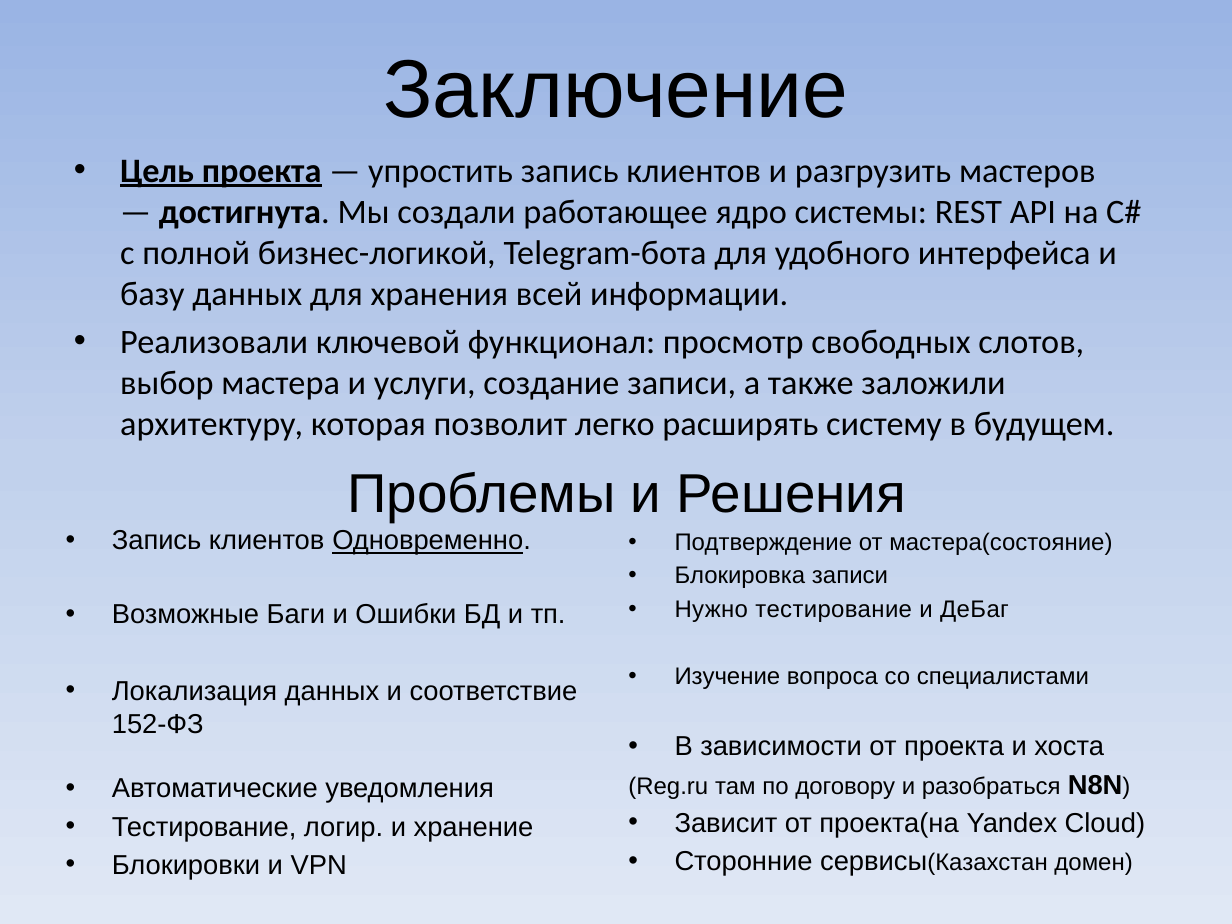
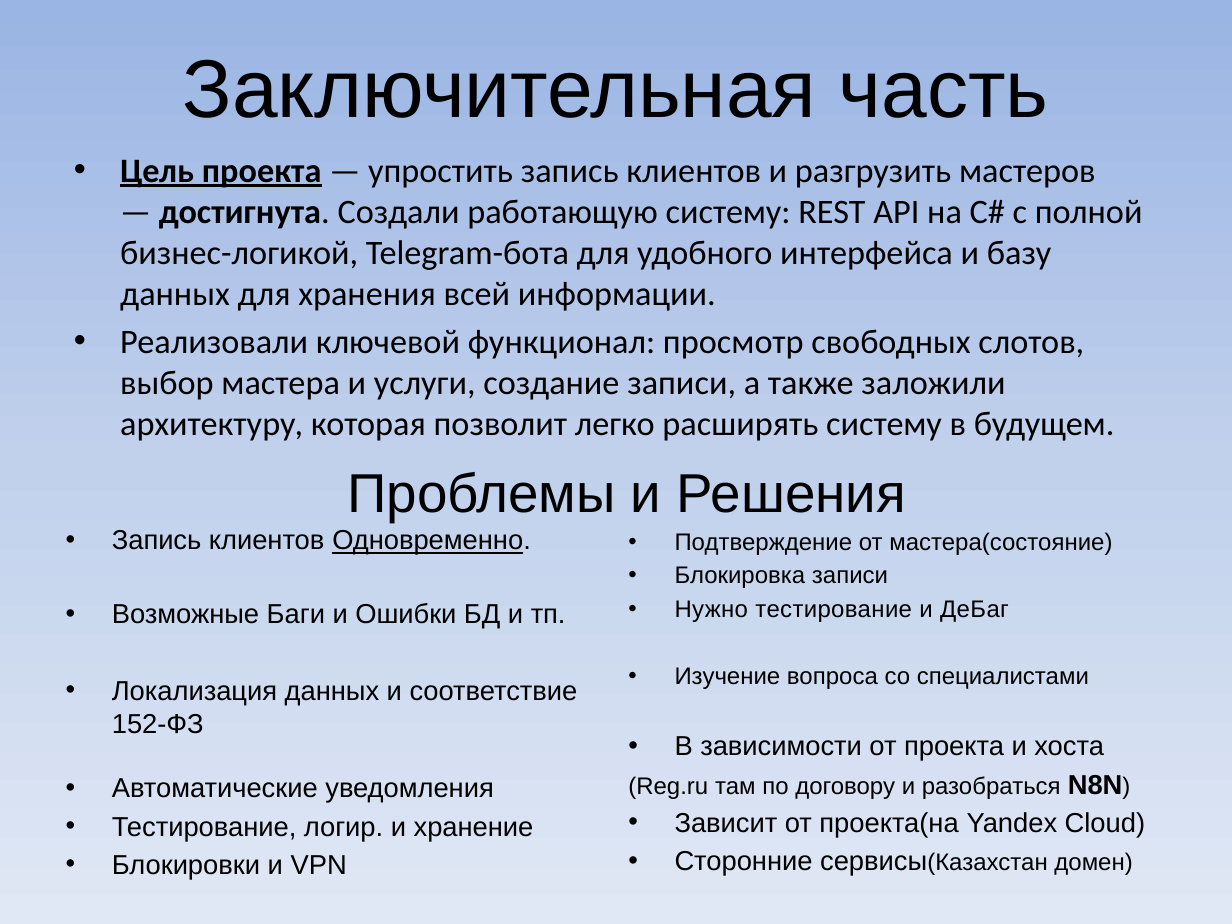
Before and after one commit to Vigitoreanec/ApiManicureStudio, a slide deck: slide 15 of Проект «Маникюрная студия».pptx. Drawn at 1232x924 pixels with LibreOffice and Linux fonts; fonts in the diff are those of the drawing. Boxes give left, top, right and bottom in pixels: in the first picture for what was removed or moved away, otherwise in the second. Text is boxed around its words. In the diff, an @@ line names an element or a change of style, - is before the commit and + after.

Commit message:
Finish tag

```diff
--- a/Проект «Маникюрная студия».pptx
+++ b/Проект «Маникюрная студия».pptx
@@ title at box(182, 59, 1049, 118): text changed @@
-Заключение
+Заключительная часть
@@ text at box(120, 159, 1143, 311): text changed @@
-• Цель проекта — упростить запись клиентов и разгрузить мастеров — достигнута. Мы создали работающее ядро системы: REST API на C# с полной бизнес-логикой, Telegram-бота для удобного интерфейса и базу данных для хранения всей информации.
+• Цель проекта — упростить запись клиентов и разгрузить мастеров — достигнута. Создали работающую систему: REST API на C# с полной бизнес-логикой, Telegram-бота для удобного интерфейса и базу данных для хранения всей информации.
```
Also in this commit, not shown: 1 other slide changed.
